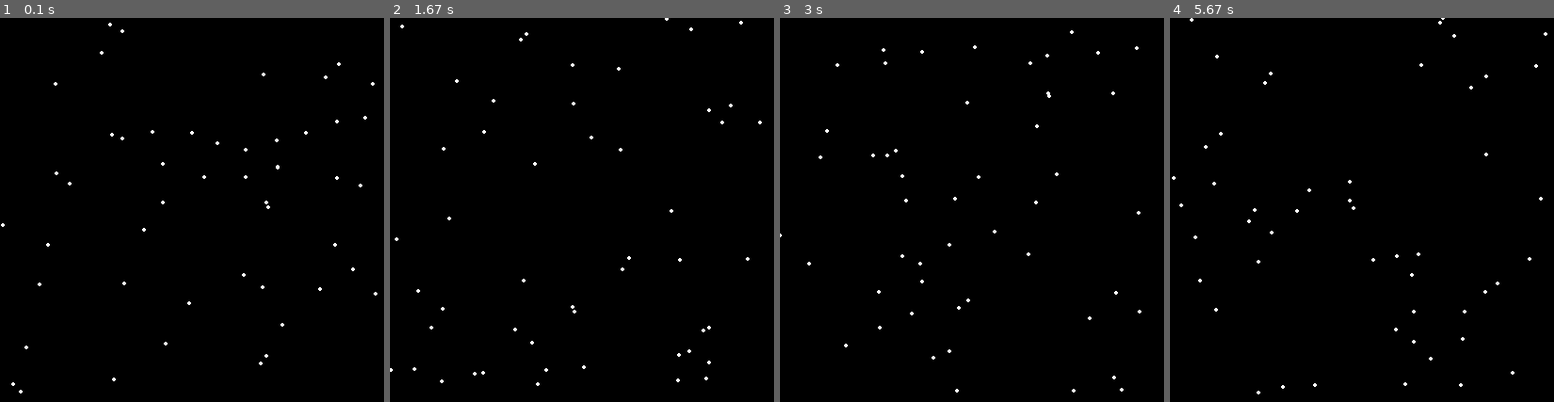
Above: before the commit, frames 1-4 (left to right).
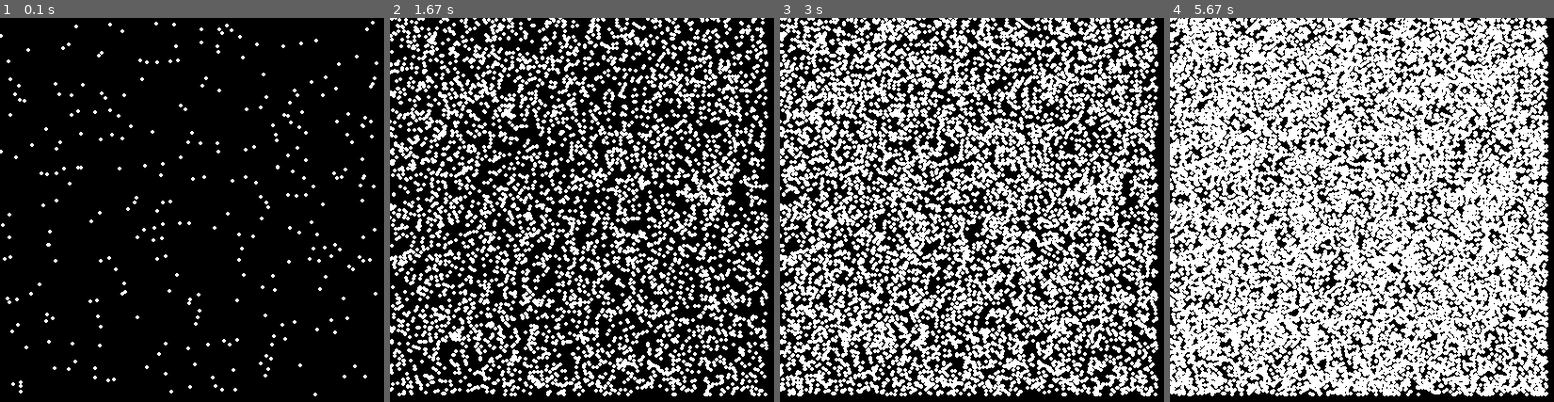
Above: after the commit, the same moments.

Repository: katieinder/PygameTutorial-Part2
Game: pygame game, started from pygametutorial-snowflakes.py
Same seed, same stepped clock (60 frames per second), same inputs: the game is played once before the commit and once after it. The source is Python 2; it was converted automatically to run under Python 3.
Inputs:
- Up to frame 1 (0.1 s): no input
- Up to frame 2 (1.67 s): no input
- Up to frame 3 (3 s): no input
- Up to frame 4 (5.67 s): no input

The runs differ from the first frame. In frame 1, 1.8% of the frame differs, in the area x 0-99%, y 0-99%; in frame 2, 30%; in frame 3, 47%; in frame 4, 69%.

Commit message:
Add files via upload
snowflakes filling part of screen

Diff:
--- a/pygametutorial-snowflakes.py
+++ b/pygametutorial-snowflakes.py
@@ -16,6 +16,7 @@
 GREEN = (0, 255, 0)
 RED = (255, 0, 0)
 
+snow_list=[]
 
 pygame.init()
 
@@ -45,7 +46,9 @@
     for i in range(50):
         x=np.random.random_integers(0,400)
         y=np.random.random_integers(0,400)
-        pygame.draw.circle(screen,WHITE,[x,y],2)
+        snow_list.append([x,y])
+    for i in range(len(snow_list)):
+        pygame.draw.circle(screen,WHITE,snow_list[i],2)
 
 
     # --- Go ahead and update the screen with what we've drawn.
